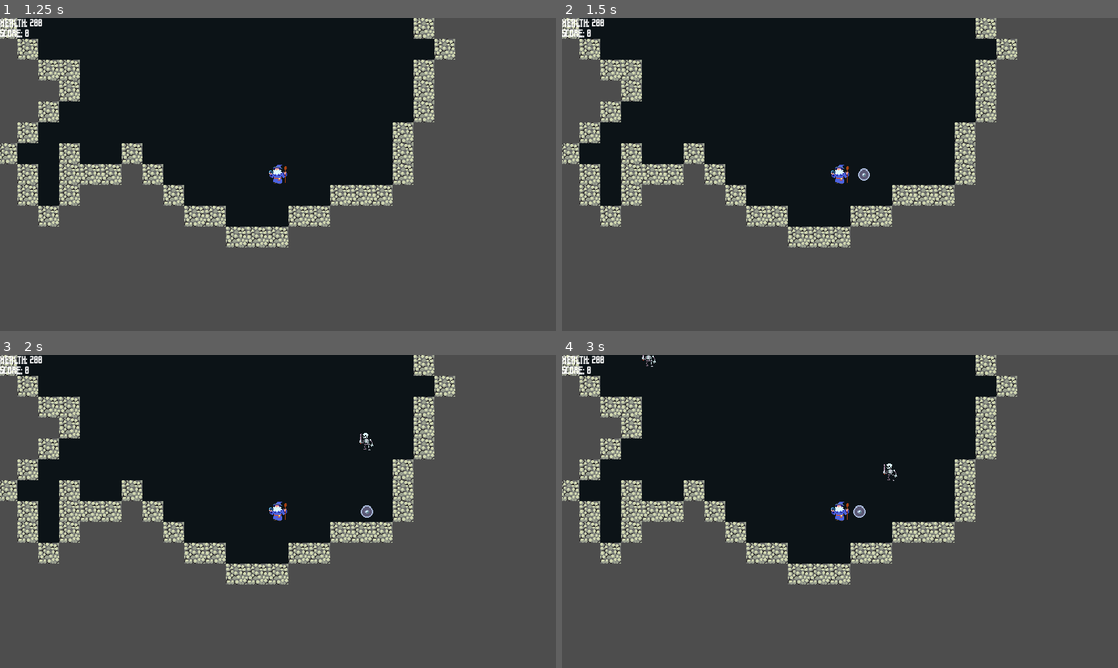
Above: before the commit, frames 1-4 (two rows, left to right).
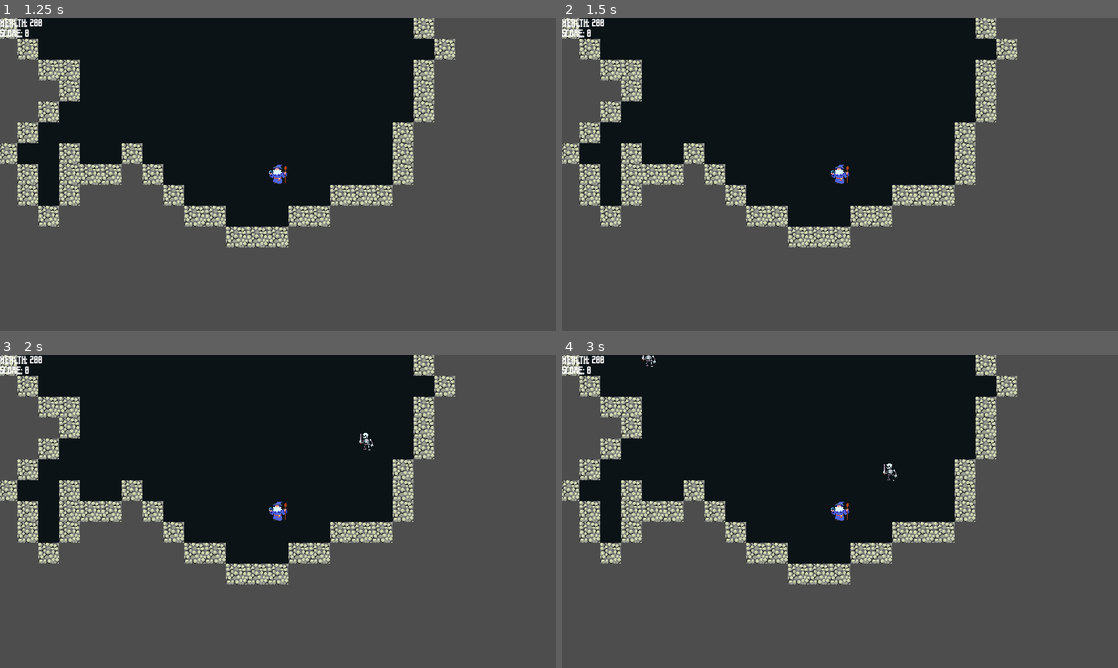
Above: after the commit, the same moments.

Repository: WizardsNStuff/Zealot-of-Wanderlust
Game: Godot game, scene res://Scenes/wizard_game.tscn
Same seed, same stepped clock (60 frames per second), same inputs: the game is played once before the commit and once after it.
Inputs:
- Up to frame 1 (1.25 s): click "Start game" at 0.5 s
- Up to frame 2 (1.5 s): tap Enter at 1.25 s; hold Right (attack_right) from 1.28 s (still down)
- Up to frame 3 (2 s): keep holding Right (attack_right)
- Up to frame 4 (3 s): release Right (attack_right) at 2.03 s; hold Down (attack_down) 2.03-2.78 s; hold Right (attack_right) from 2.78 s (still down)

Frame 1 is identical in both runs. In frame 2, less than 0.1% of the frame differs, in the area x 53-56%, y 48-52%; in frame 3, less than 0.1%, in the area x 64-68%, y 48-52%; in frame 4, less than 0.1%.
Error after the commit: Cannot call method 'is_playing' on a null value. (res://Scripts/controller.gd:836)

Commit message:
Player now tracks level and emits level_up signal on level up

Diff:
--- a/zealot-of-wanderlust/Enemy Testing/enemy_1.gd
+++ b/zealot-of-wanderlust/Enemy Testing/enemy_1.gd
@@ -4,7 +4,7 @@
 var speed = 75
 var attack_range = 28
 var cooldown = 0
-var score = 100
+var score = 10
 
 @export var player : Player
 @export var controller : Controller
--- a/zealot-of-wanderlust/Scenes/player.tscn
+++ b/zealot-of-wanderlust/Scenes/player.tscn
@@ -160,15 +160,13 @@
 "attack_up": SubResource("Animation_a18h1")
 }
 
-[node name="Player" type="CharacterBody2D" node_paths=PackedStringArray("animations", "weapon")]
+[node name="Player" type="CharacterBody2D"]
 collision_layer = 4
 motion_mode = 1
 floor_constant_speed = true
 platform_on_leave = 2
 platform_floor_layers = 4294967041
 script = ExtResource("1_up7rm")
-animations = NodePath("AnimationPlayer")
-weapon = NodePath("Weapon")
 
 [node name="Weapon" type="Node2D" parent="." node_paths=PackedStringArray("current_weapon")]
 position = Vector2(6, 12)
--- a/zealot-of-wanderlust/Scripts/controller.gd
+++ b/zealot-of-wanderlust/Scripts/controller.gd
@@ -821,7 +821,7 @@
 	var projectile_scene := load("res://Player Combat/projectile.tscn")
 	var projectile = projectile_scene.instantiate()
 	projectile.damage = player.damage
-	projectile.velocity = attack_direction * player.speed
+	projectile.velocity = attack_direction * player.projectile_speed
 	projectile.global_position = player.global_position
 	model.add_child(projectile)
 
@@ -883,6 +883,7 @@
 
 func update_score(score_amount : float) -> void:
 	player.score += score_amount
+	player.experience += score_amount
 	view.score_label.text = "Score: " + str(player.score)
 
 # handle player movement and player interactions in each frame
--- a/zealot-of-wanderlust/Scripts/player.gd
+++ b/zealot-of-wanderlust/Scripts/player.gd
@@ -1,19 +1,32 @@
 extends CharacterBody2D
 class_name Player
 
-@export var speed = 200
+var speed = 200
 
-@export var health : float = 200
+var health : float = 200
 var original_health : float
 
-@export var score : float = 0
+var score : float = 0
 
-@export var damage : float = 50
+var damage : float = 25
+var projectile_speed : float = 225
 var damage_cooldown: float = 0.75
 
-@export var animations : AnimationPlayer
+var level : int = 1
+var level_up_threshold : int = 100
+signal level_up
+var experience : int = 0 :
+	set(value):
+		if value >= level_up_threshold:
+			level_up.emit()
+			level += 1
+			experience = level_up_threshold - value
+		else:
+			experience = value
 
-@export var weapon : Weapon
+var animations : AnimationPlayer
+
+var weapon : Weapon
 
 var last_animation_direction : String = "down"
 
